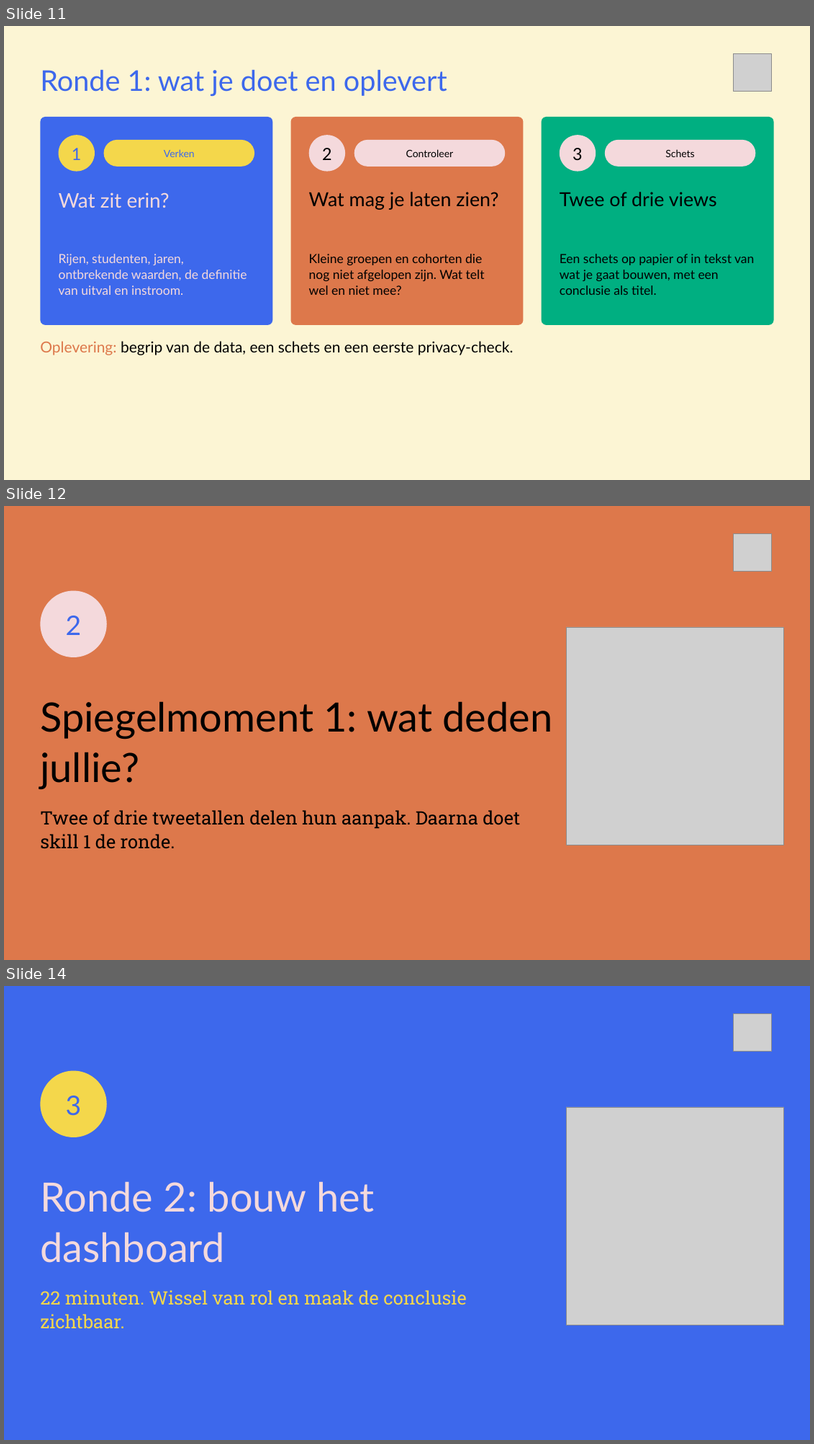
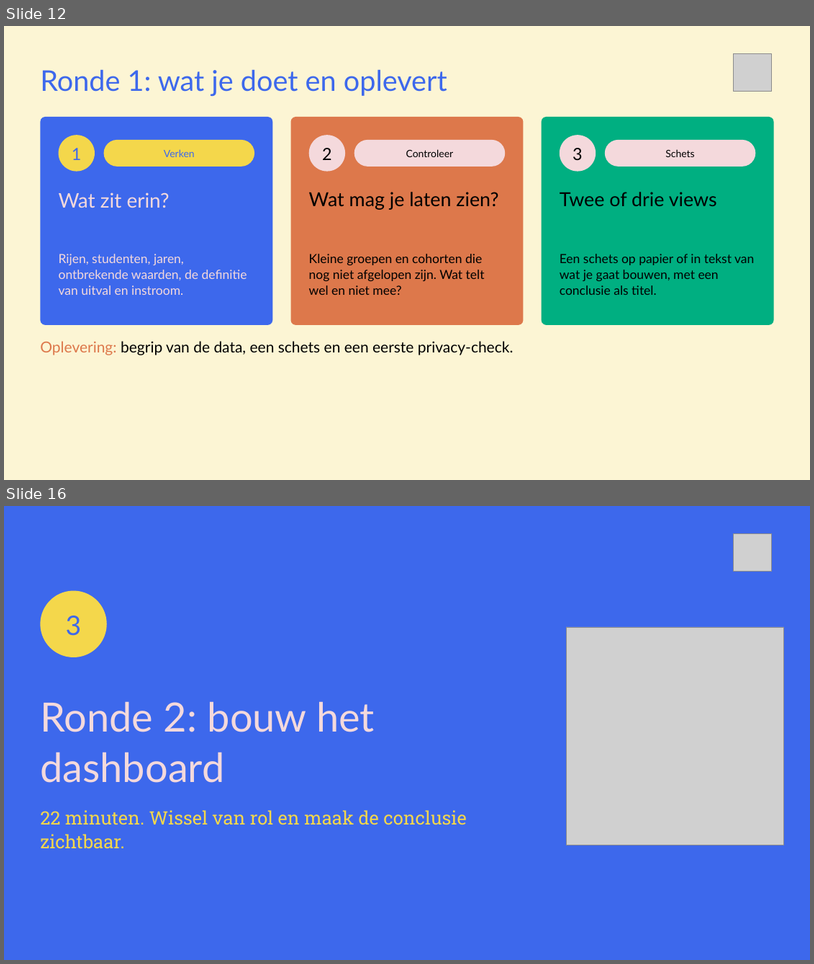
Before and after one commit to cedanl/clidev-presentaties, a slide deck: workshop-rad/exports/261005_workshop_rad_uitvoering.pptx. Shown one above the other, each under a label of ours: slides 11, 12 and 14 before the commit, slides 12 and 16 after it; the slides between them are not shown. The pictures are 814x1444 and 814x964 pixels, drawn with LibreOffice and Linux fonts; fonts in the diff are those of the drawing; grey boxes stand for pictures. Boxes give left, top, right and bottom in pixels: in the first picture for what was removed or moved away, otherwise in the second. Text is boxed around its words. In the diff, an @@ line names an element or a change of style, - is before the commit and + after.

```diff
--- a/workshop-rad/exports/261005_workshop_rad_uitvoering.pptx
+++ b/workshop-rad/exports/261005_workshop_rad_uitvoering.pptx
@@ slide 12 removed at <box>4,506,810,960</box>, background #DD784B @@
@@ picture removed at <box>734,534,772,572</box> @@
@@ ellipse removed at <box>40,591,107,657</box> @@
@@ text removed at <box>66,615,82,635</box> @@
-2
@@ picture removed at <box>566,627,784,845</box> @@
@@ text removed at <box>40,701,553,789</box> @@
-Spiegelmoment 1: wat deden jullie?
@@ text removed at <box>40,810,520,849</box> @@
-Twee of drie tweetallen delen hun aanpak. Daarna doet skill 1 de ronde.
@@ what was slide 11 is now slide 12 @@
@@ what was slide 14 is now slide 16 @@
```
Also in this commit, not shown: 6 slides changed, 7 slides added, 2 other slides removed, 10 other files.
